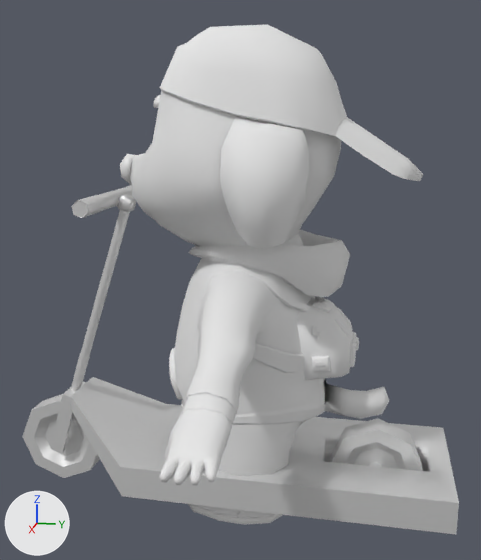
One commit to the FBX model SAD/Assets/Prefabs/Character/Doug.fbx: the scene before it, then after it.
The view is the same before and after, from a 50 mm camera at (2.076, 0.353, 1.29) aimed at (-0.008, -0.064, 0.769). The lights are fixed; the arrows at lower left show +X, +Y and +Z. Where no turn or scale is listed for an object, it has been applied to the vertices.

In view in the first picture: 'BackWheel', 'Dog', 'FrontWheel', 'Scooter', 'ScooterFrontFork', 'Scooterhandle', 'Scooterhandle.L'.
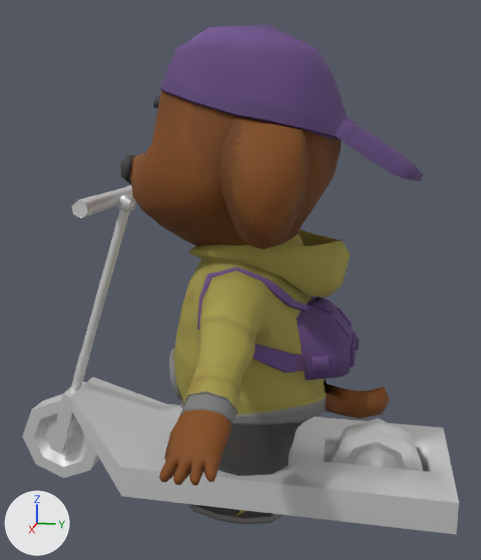
The change in detail:
Picture 'DogColor.png' (img_dogcolor_png) is new.
Picture 'DogRough.png' (img_dogrough_png) is new.
Material 'DogMat' (mat_dogmat) is new.
Uses the picture img_dogcolor_png.
Uses the picture img_dogrough_png.
me_dog is used by ob_dog; location (0.0, 0.0, 0.0).
me_dog had 2378 vertices, 2375 faces and spanned x -0.78..0.78, y -0.46..0.49, z 0.0..1.55.
me_dog now has 2345 vertices, 2349 faces and spans x -0.78..0.78, y -0.46..0.49, z 0.0..1.55.
me_dog part 1: the loose piece of 14 vertices spanning x 0.12..0.14, y 0.19..0.21, z 0.61..0.67 is deleted.
Part 2, on me_dog:
5 vertices are removed from x -0.17..0.17, y 0.23..0.25, z 1.22..1.23.
14 faces are deleted.
10 new faces join them.
me_dog part 3: 888 faces spanning x -0.78..0.78, y -0.46..0.24, z 0.33..1.42 switch from mat_skin (white #e7e7e7) to mat_dogmat.
me_dog part 4: 1451 faces spanning x -0.61..0.61, y -0.31..0.49, z 0.0..1.55 switch from mat_clothes (white #e7e7e7) to mat_dogmat.

Changed parts and their boxes (x1, y1, x2, y2) in the pictures (481 x 560 px; the box of a moved part takes in the faces that stretch with it):
part 1 of me_dog, deleted: before (313, 326, 321, 342)
part 2 of me_dog, moved or reshaped: (305, 129, 340, 140) in both
part 3 of me_dog, recoloured (white to brown): (120, 90, 341, 485) in both
part 4 of me_dog, recoloured: (160, 24, 423, 524) in both
